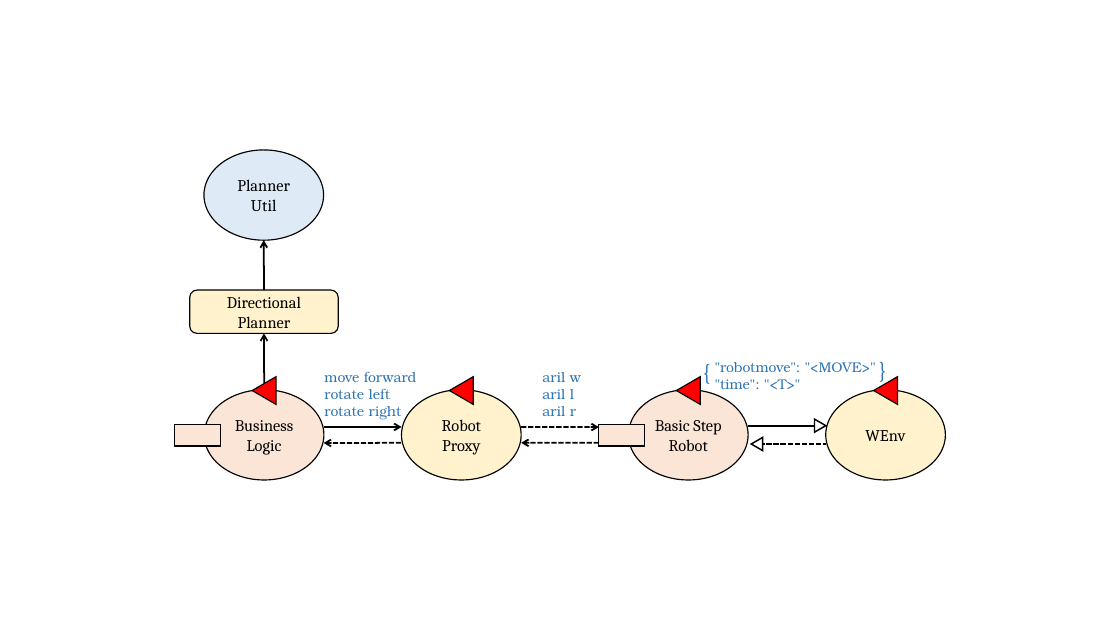
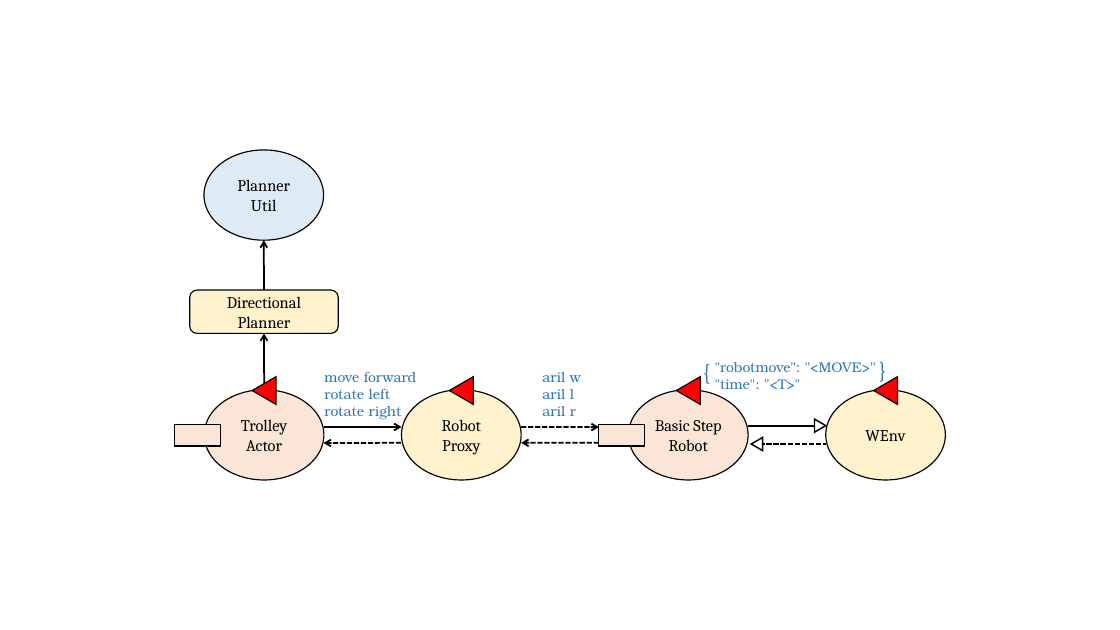
Before and after one commit to JackFantaz/FantazziniGiacomoIss, a slide deck: slide 4 of FinalTask/userDocs/img/final_task_schema.pptx. Drawn at 1120x630 pixels with LibreOffice and Linux fonts; fonts in the diff are those of the drawing. Boxes give left, top, right and bottom in pixels: in the first picture for what was removed or moved away, otherwise in the second. Text is boxed around its words. In the diff, an @@ line names an element or a change of style, - is before the commit and + after.

```diff
--- a/FinalTask/userDocs/img/final_task_schema.pptx
+++ b/FinalTask/userDocs/img/final_task_schema.pptx
@@ text in ellipse at box(241, 419, 287, 451): text changed @@
-Business
-Logic
+Trolley Actor
```
Also in this commit, not shown: 2 other slides changed, 7 other files.
